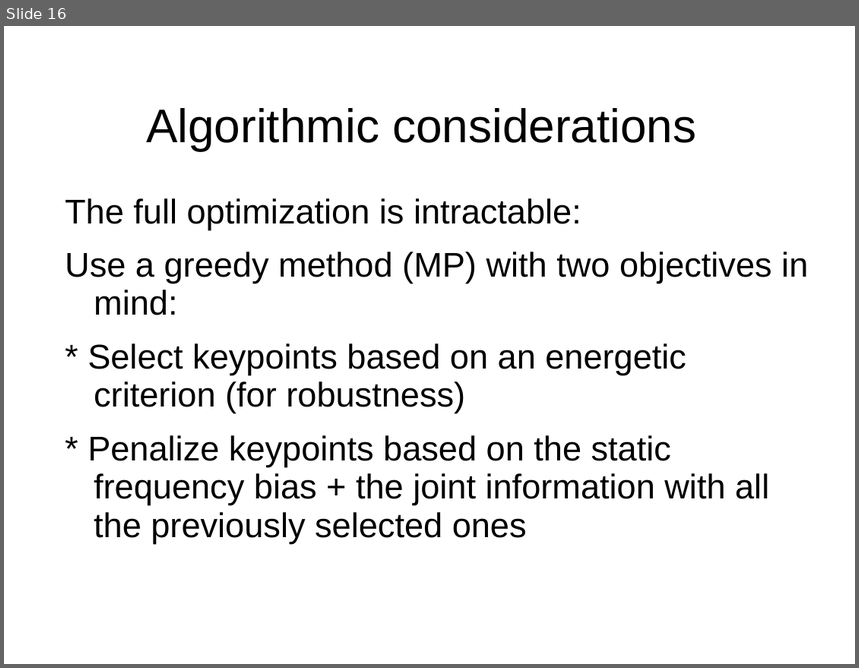
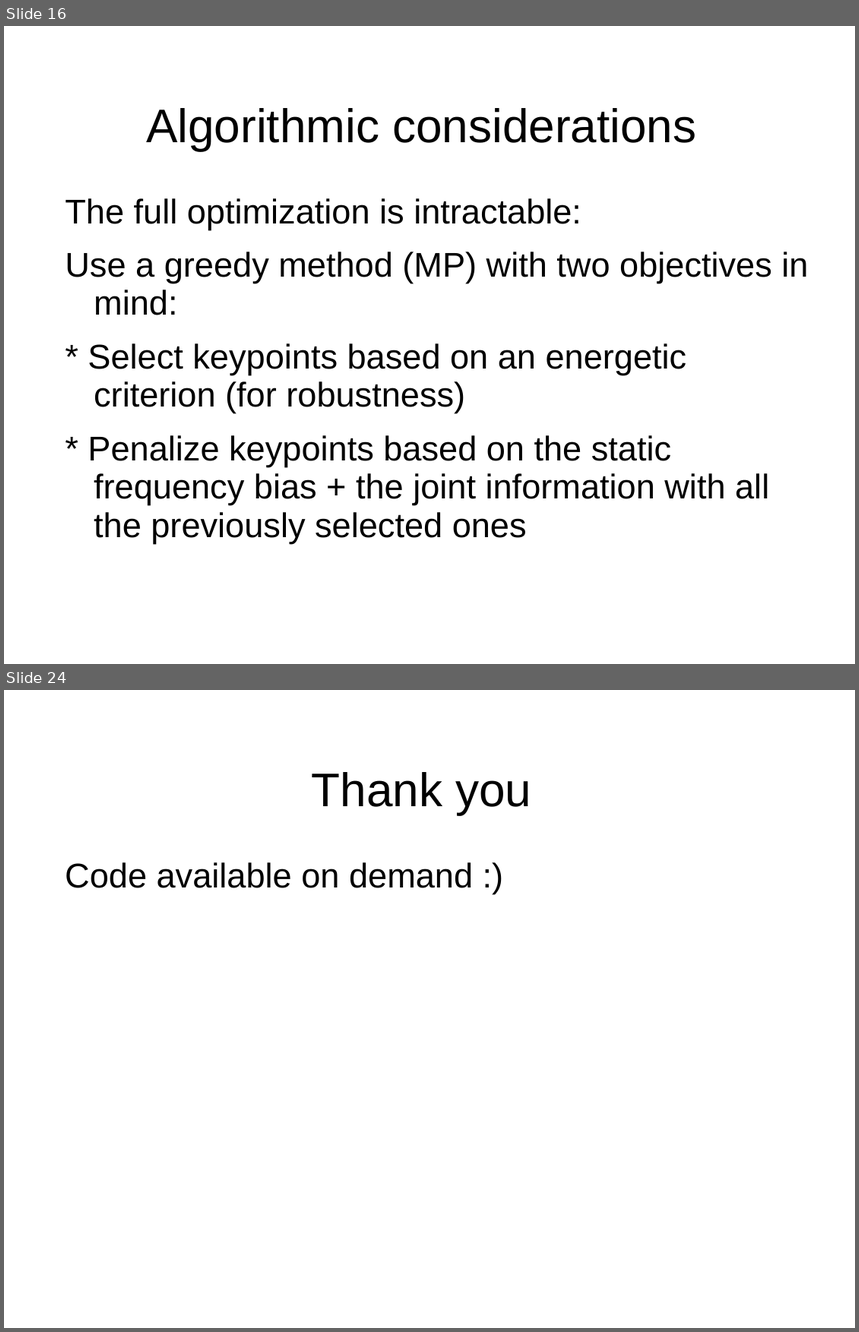
Before and after one commit to mmoussallam/audio-sketch, a slide deck: src/icassp14_fgpt/icassp14/slides.ppt. Shown one above the other, each under a label of ours: slide 16 before the commit, slides 16 and 24 after it; the slides between them are not shown. The pictures are 859x668 and 859x1332 pixels, drawn with LibreOffice and Linux fonts; fonts in the diff are those of the drawing; background and template pictures are left out. Boxes give left, top, right and bottom in pixels: in the first picture for what was removed or moved away, otherwise in the second. Text is boxed around its words. In the diff, an @@ line names an element or a change of style, - is before the commit and + after.

```diff
--- a/src/icassp14_fgpt/icassp14/slides.ppt
+++ b/src/icassp14_fgpt/icassp14/slides.ppt
@@ slide 24 added at [4, 690, 855, 1328], background picture (left out) @@
@@ title added at [312, 772, 531, 815], 44 pt, text #000000 @@
+Thank you
@@ text added at [65, 863, 473, 888], 32 pt, text #000000 @@
+Code available on demand :)
```
Also in this commit, not shown: 5 slides changed, 4 other slides added.
